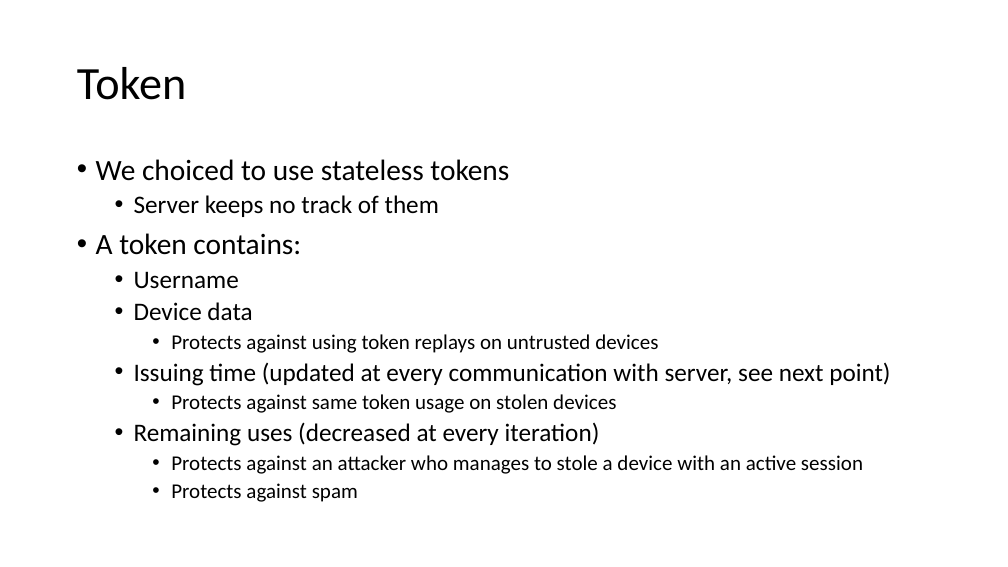
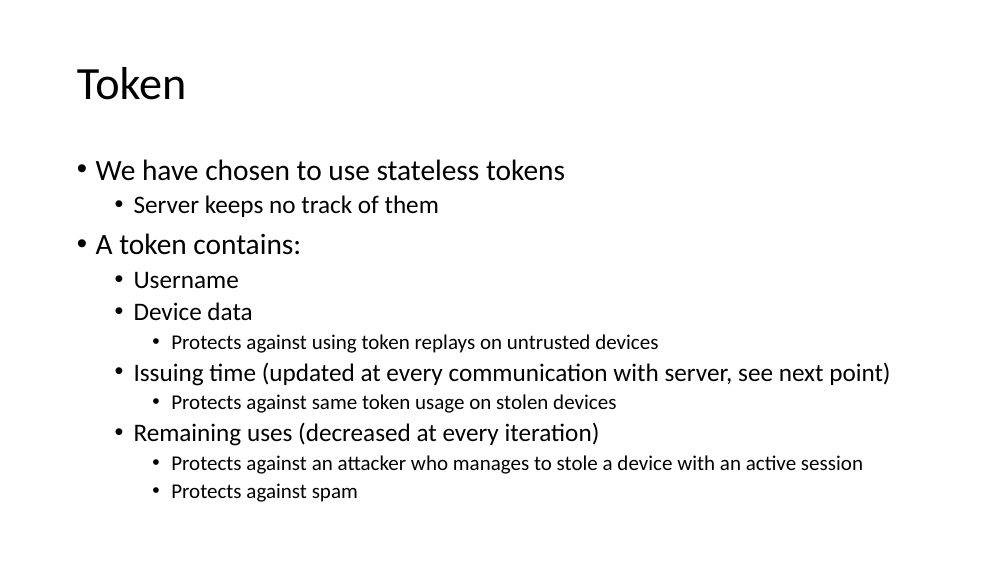
Before and after one commit to fparricelli/Encrypted-data-exchange-between-two-Arduino-boards-using-Symmetric-Encryption, a slide deck: slide 16 of Documentazione e cose così/Slide_concettuali_Luca.pptx. Drawn at 1008x567 pixels with LibreOffice and Linux fonts; fonts in the diff are those of the drawing. Boxes give left, top, right and bottom in pixels: in the first picture for what was removed or moved away, otherwise in the second. Text is boxed around its words. In the diff, an @@ line names an element or a change of style, - is before the commit and + after.

```diff
--- a/Documentazione e cose così/Slide_concettuali_Luca.pptx
+++ b/Documentazione e cose così/Slide_concettuali_Luca.pptx
@@ text at <box>96,159,565,181</box>: text changed @@
-• We choiced to use stateless tokens
+• We have chosen to use stateless tokens
```
Also in this commit, not shown: 10 other slides changed.
